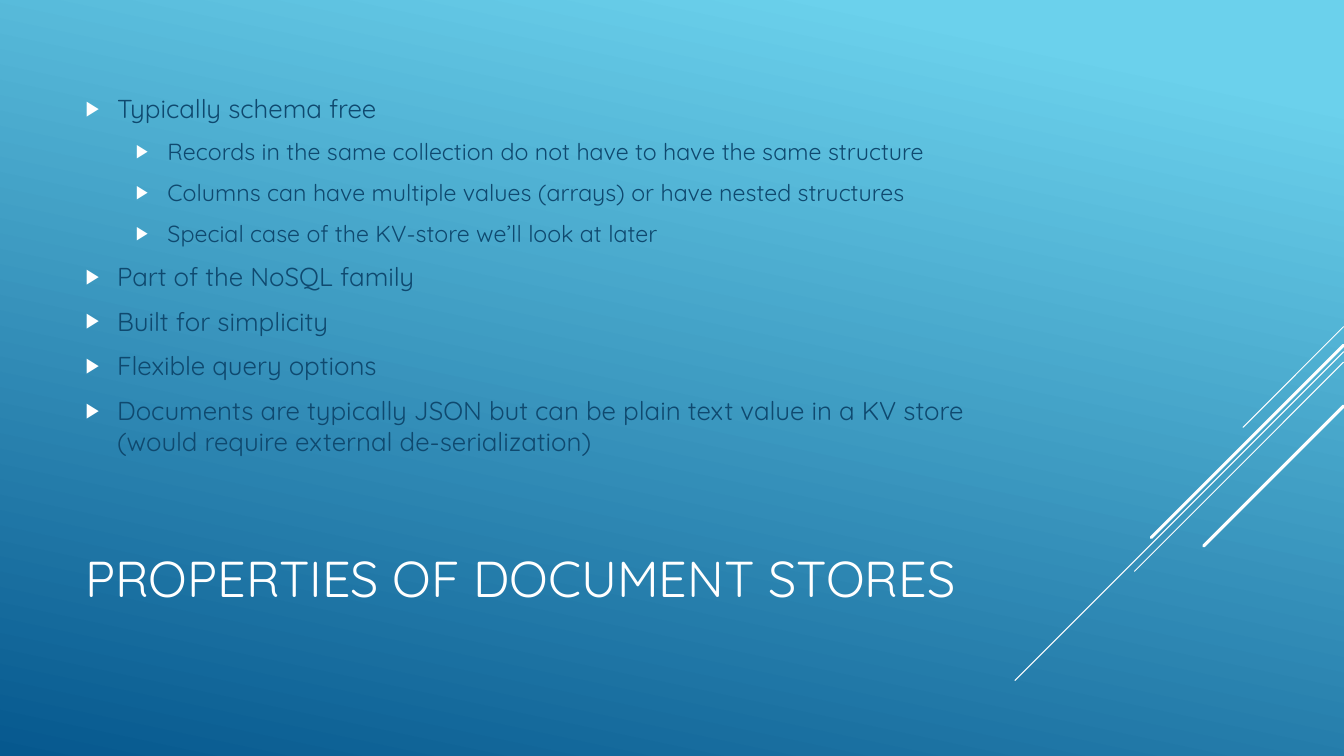
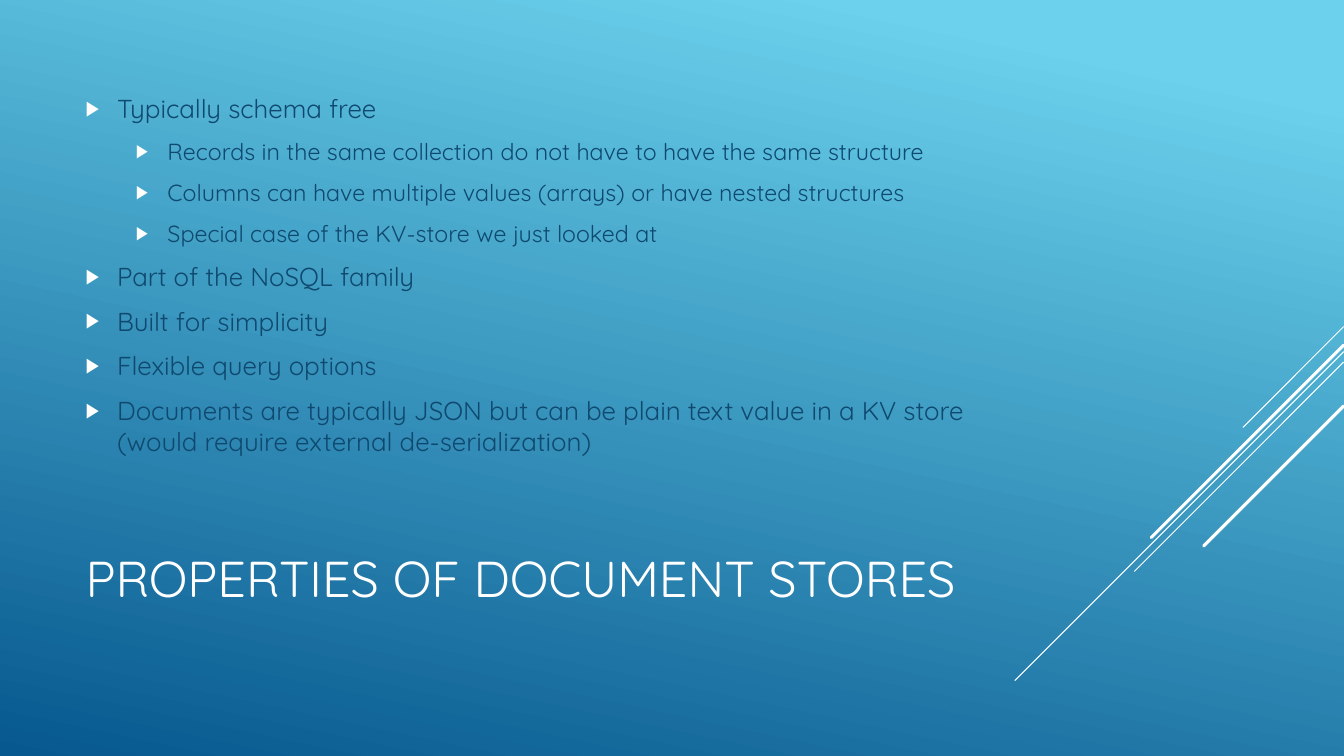
Before and after one commit to jbreyer/Polyglot, a slide deck: slide 24 of Polyglot Persistence and NOSQL.pptx. Drawn at 1344x756 pixels with LibreOffice and Linux fonts; fonts in the diff are those of the drawing. Boxes give left, top, right and bottom in pixels: in the first picture for what was removed or moved away, otherwise in the second. Text is boxed around its words. In the diff, an @@ line names an element or a change of style, - is before the commit and + after.

Commit message:
Just a few small changes

```diff
--- a/Polyglot Persistence and NOSQL.pptx
+++ b/Polyglot Persistence and NOSQL.pptx
@@ text at box(167, 225, 657, 247): text changed @@
-  ▶ Special case of the KV-store we’ll look at later
+  ▶ Special case of the KV-store we just looked at
```
Also in this commit, not shown: 2 other slides changed, 1 other file.
